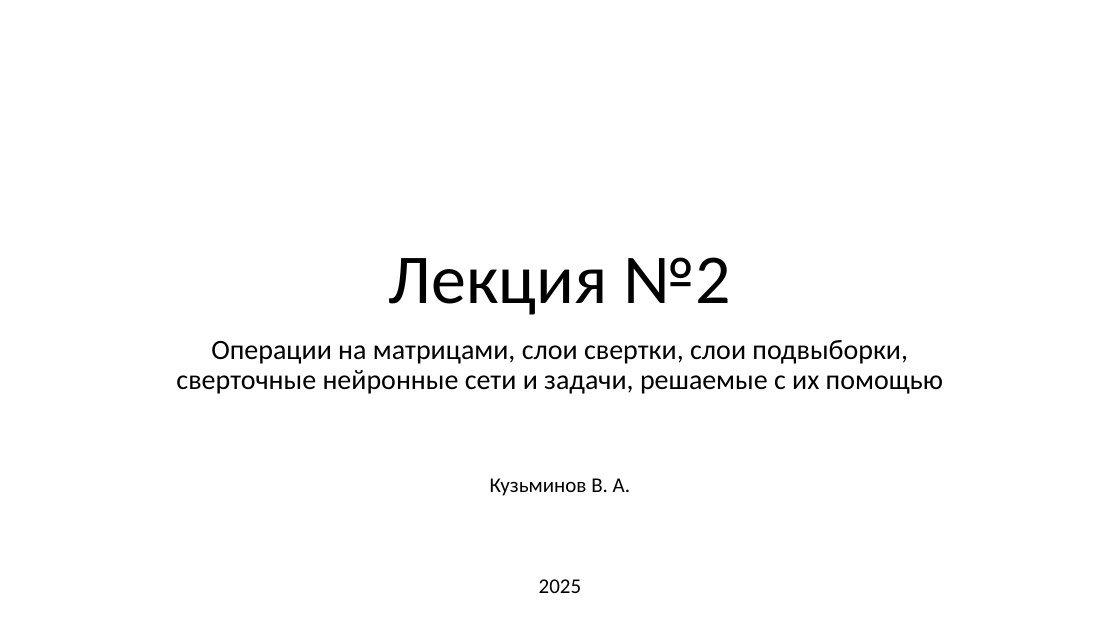
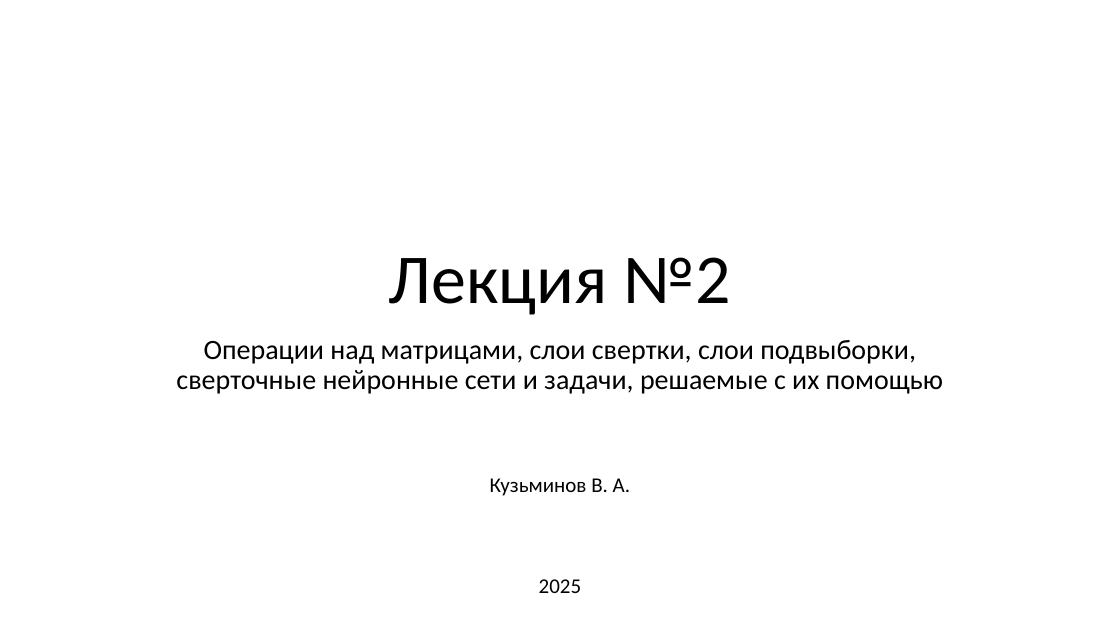
Before and after one commit to VictorAboba/Masters_lec, a slide deck: slide 1 of Lecture_2/cnn.pptx. Drawn at 1120x630 pixels with LibreOffice and Linux fonts; fonts in the diff are those of the drawing. Boxes give left, top, right and bottom in pixels: in the first picture for what was removed or moved away, otherwise in the second. Text is boxed around its words. In the diff, an @@ line names an element or a change of style, - is before the commit and + after.

```diff
--- a/Lecture_2/cnn.pptx
+++ b/Lecture_2/cnn.pptx
@@ subtitle at box(176, 340, 943, 394): text changed @@
-Операции на матрицами, слои свертки, слои подвыборки, сверточные нейронные сети и задачи, решаемые с их помощью
+Операции над матрицами, слои свертки, слои подвыборки, сверточные нейронные сети и задачи, решаемые с их помощью
```
Also in this commit, not shown: 5 other slides changed, 2 slides added.
